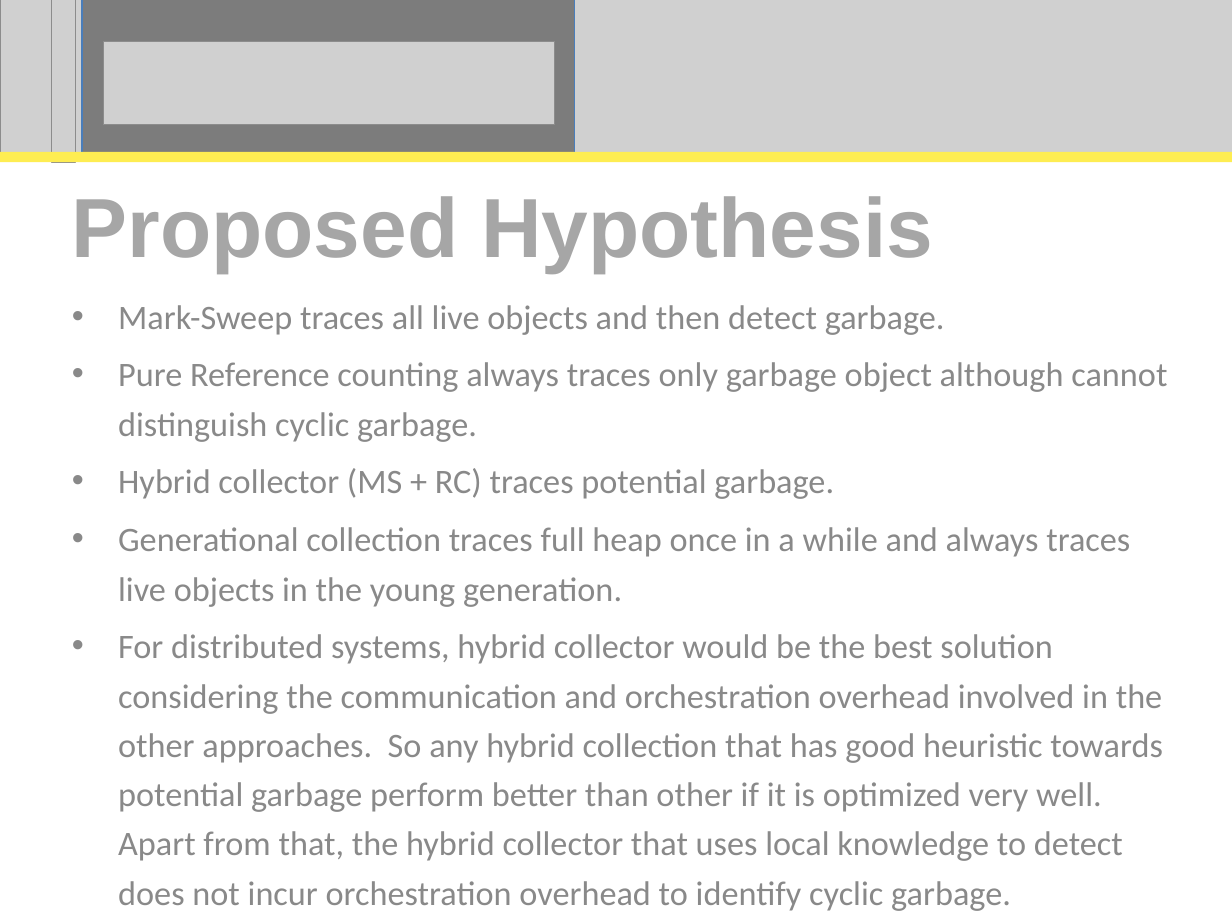
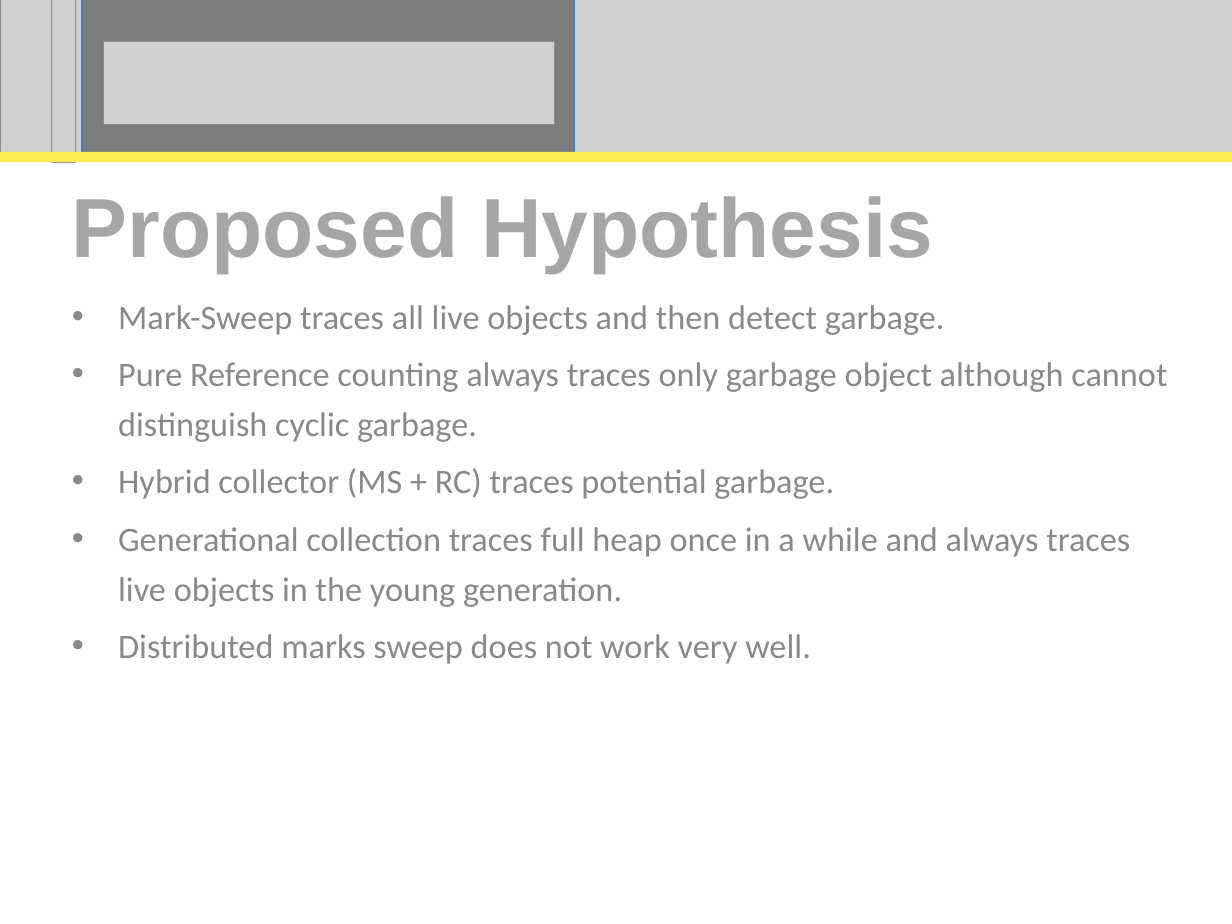
Before and after one commit to perpetualcoder/thesis, a slide deck: slide 25 of thesis-writing/thesisppt/Proposal.ppt. Drawn at 1232x924 pixels with LibreOffice and Linux fonts; fonts in the diff are those of the drawing; grey boxes stand for pictures. Boxes give left, top, right and bottom in pixels: in the first picture for what was removed or moved away, otherwise in the second. Text is boxed around its words. In the diff, an @@ line names an element or a change of style, - is before the commit and + after.

```diff
--- a/thesis-writing/thesisppt/Proposal.ppt
+++ b/thesis-writing/thesisppt/Proposal.ppt
@@ subtitle at <box>118,634,811,664</box>: text changed @@
-• For distributed systems, hybrid collector would be the best solution considering the communication and orchestration overhead involved in the other approaches. So any hybrid collection that has good heuristic towards potential garbage perform better than other if it is optimized very well. Apart from that, the hybrid collector that uses local knowledge to detect does not incur orchestration overhead to identify cyclic garbage.
+• Distributed marks sweep does not work very well.
```
Also in this commit, not shown: 6 other slides changed.
